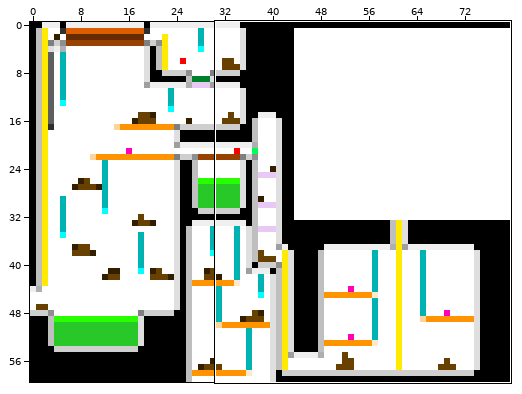
File history of a sprite sheet, build/exe.win-amd64-3.4/level_data/layouts/level4/layer2.png. Above, an overview of the earlier version with the close-up marked.
Close-up. Before:
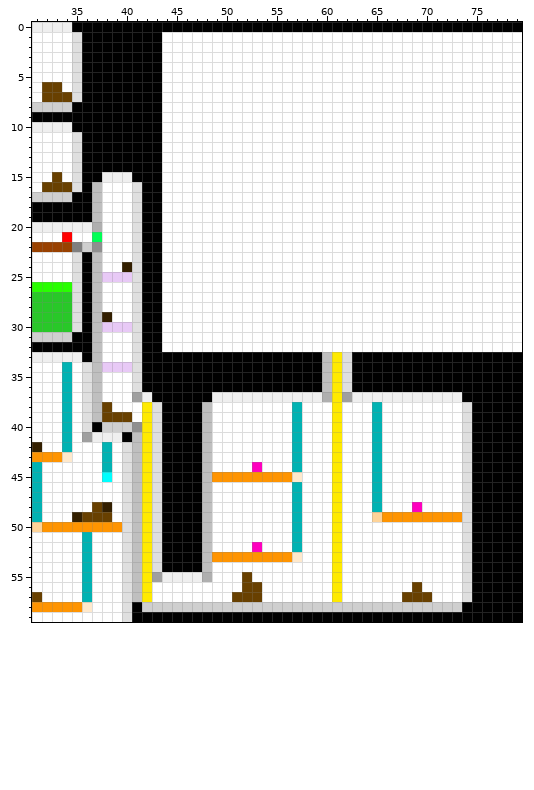
The file is 80x60 pixels. Shown: x 31..79, y 0..59. The commit also changed other parts of the picture, which this record leaves out.
After:
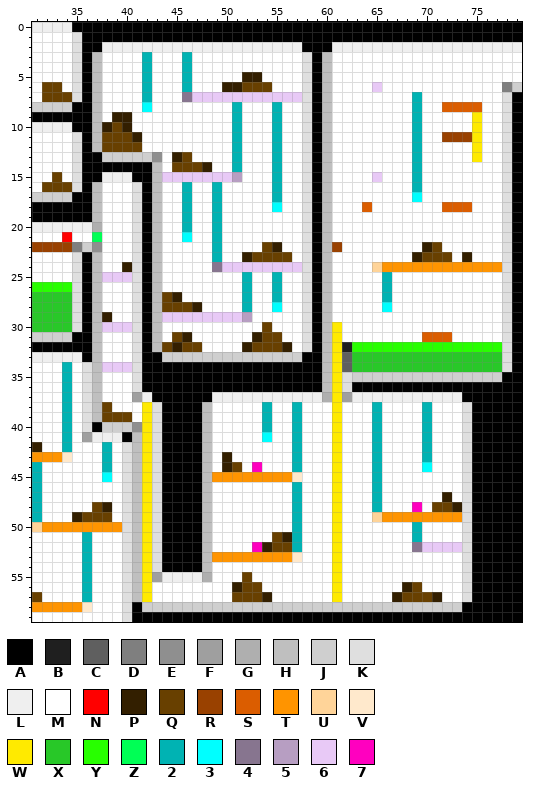
Palette (. is transparent): A #000000  B #1f1f1f  C #5f5f5f  D #7f7f7f  E #8f8f8f  F #9f9f9f  G #afafaf  H #bfbfbf  J #cfcfcf  K #dfdfdf  L #efefef  M #ffffff  N #ff0000  P #331f00  Q #684000  R #994100  S #db5d00  T #ff9400  U #ffd499  V #ffe9cc  W #ffea00  X #28c828  Y #28ff00  Z #00ff55  2 #00b3b3  3 #00ffff  4 #87758f  5 #b79ec2  6 #e8c9f6  7 #ff00bf
The edit:
Changed rows in their new state; - is an unchanged pixel.
first column x 37:
 1 -------AAAAAAAAAAAAAAAAAAAAAAAAAAAAAAAAAAAA
 2 -LLLLLLLLLLLLLLLLLLLLAAALLLLLLLLLLLLLLLLLLL
 3 HMMMM2M--2-----------KAH-------------------
 4 HMMMM2M--2-----------KAH-------------------
 5 HMMMM2M--2-----PP----KAH-------------------
 6 HMMMM2M--2---PPQQQ---KAH----6------------DJ
 7 HMMMM2M--466666666666KAH--------2--------KA
 8 HMMMM3M-------2---2--KAH--------2--SSSS--KA
 9 HMPPMMM-------2---2--KAH--------2-----W--KA
10 HPQPMMM-------2---2--KAH--------2-----W--KA
11 HQQQPMM-------2---2--KAH--------2--RRRW--KA
12 HQQQQMM-------2---2--KAH--------2-----W--KA
13 -JJJJJE-PQ----2---2--KAH--------2-----W--KA
14 ------H-QQQP--2---2--KAH--------2--------KA
15 ------H66666665---2--KAH----6---2--------KA
16 ------H--2--2-----2--KAH--------2--------KA
17 ------H--2--2-----2--KAH--------3--------KA
18 ------H--2--2-----3--KAH---S-------SSS---KA
19 ------H--2--2--------KAH-----------------KA
20 ------H--2--2--------KAH-----------------KA
21 ------H--3--2--------KAH-----------------KA
22 ------H-----2----QP--KAHR--------PQ------KA
23 ------H-----2--PQQQQ-KAH--------PQQQ-P---KA
24 ------H-----466666666KAH----UTTTTTTTTTTTTKA
25 ------H--------2--2--KAH-----2-----------KA
26 ------H--------2--2--KAH-----2-----------KA
27 ------HQP------2--2--KAH-----2-----------KA
28 ------HQQQP----2--3--KAH-----3-----------KA
29 ------H666666665-----KAH-----------------KA
30 ------H----------Q---KAHW----------------KA
31 ------H-QP------PQQ--KAHW--------SSS-----KA
32 ------HQPQQ----PQQQP-KAHWBYYYYYYYYYYYYYYYKA
33 -------JJJJJJJJJJJJJJ----CXXXXXXXXXXXXXXXK-
34 -------------------------CXXXXXXXXXXXXXXXK-
35 --------------------------JJJJJJJJJJJJJJJ--
38 -----------------2---------------2---------
39 -----------------2---------------2---------
40 -----------------2---------------2---------
41 -----------------3---------------2---------
42 ---------------------------------2---------
43 -------------P-------------------2---------
44 -------------PQ------------------3---------
47 -----------------------------------P-------
48 ----------------------------------QQP------
50 --------------------------------2----------
51 ------------------QP------------2----------
52 -----------------PQQ------------46666------
first column x 51:
56 P----------------P---
57 ---P------------P---P
Boxes around the changes in both close-ups, in picture pixels (x1, y1, x2, y2):
changed: (92, 32, 522, 602)
